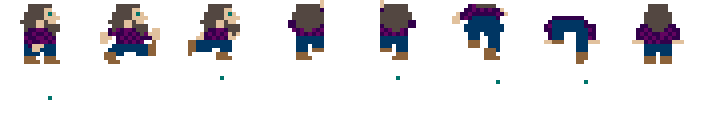
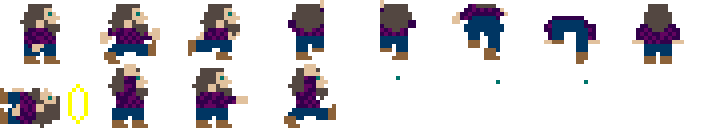
The second 704x128 image is a revision of the first. Changes to its layers:
painted on "Layer 18" over [0, 64, 336, 128]
